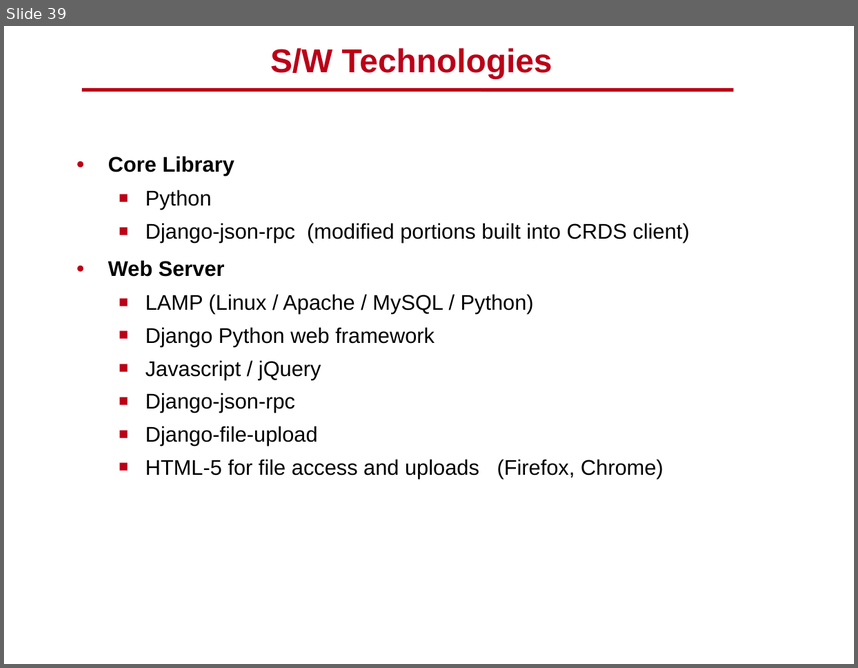
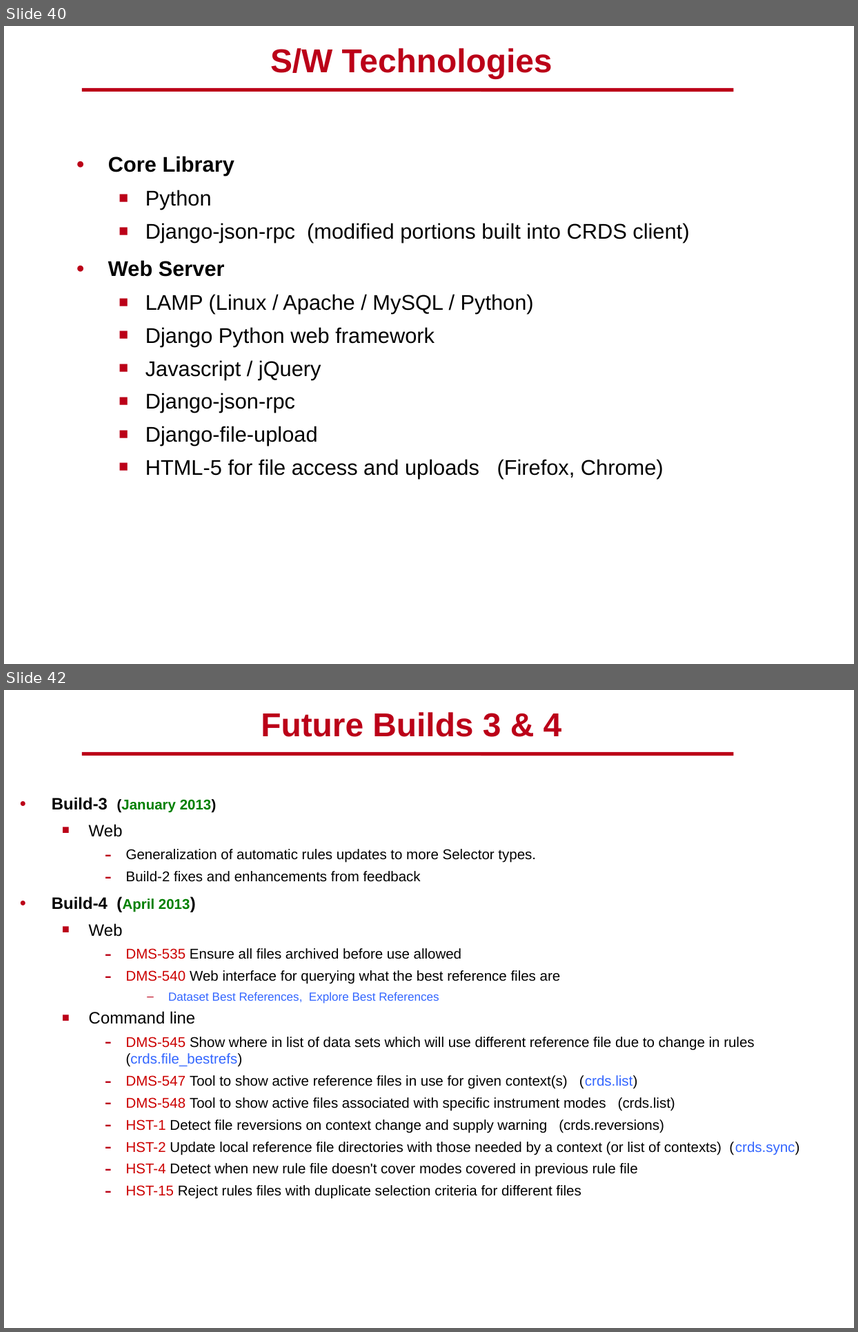
Before and after one commit to spacetelescope/crds, a slide deck: docs/DMS_SDR2_09_CRDS_final.pptx. Shown one above the other, each under a label of ours: slide 39 before the commit, slides 40 and 42 after it; the slides between them are not shown. The pictures are 858x668 and 858x1332 pixels, drawn with LibreOffice and Linux fonts; fonts in the diff are those of the drawing; background and template pictures are left out. Boxes give left, top, right and bottom in pixels: in the first picture for what was removed or moved away, otherwise in the second. Text is boxed around its words. In the diff, an @@ line names an element or a change of style, - is before the commit and + after.

```diff
--- a/docs/DMS_SDR2_09_CRDS_final.pptx
+++ b/docs/DMS_SDR2_09_CRDS_final.pptx
@@ slide 42 added at (4, 690, 854, 1328), background #FFFFFF; not listed: 1 template element that a slide beside it also shows @@
@@ title added at (261, 712, 562, 737), 28 pt, text #BB0018, bold @@
+Future Builds 3 & 4
@@ text added at (52, 797, 800, 1199), 12 pt, text #000000 @@
+● Build-3 (January 2013)
+  ■ Web
+    – Generalization of automatic rules updates to more Selector types.
+    – Build-2 fixes and enhancements from feedback
+● Build-4 (April 2013)
+  ■ Web
+    – DMS-535 Ensure all files archived before use allowed
+    – DMS-540 Web interface for querying what the best reference files are
+      – Dataset Best References, Explore Best References
+  ■ Command line
+    – DMS-545 Show where in list of data sets which will use different reference file due to change in rules (crds.file_bestrefs)
+    – DMS-547 Tool to show active reference files in use for given context(s) (crds.list)
+    – DMS-548 Tool to show active files associated with specific instrument modes (crds.list)
+    – HST-1 Detect file reversions on context change and supply warning (crds.reversions)
+    – HST-2 Update local reference file directories with those needed by a context (or list of contexts) (crds.sync)
+    – HST-4 Detect when new rule file doesn't cover modes covered in previous rule file
+    – HST-15 Reject rules files with duplicate selection criteria for different files
@@ what was slide 39 is now slide 40 @@
```
Also in this commit, not shown: 11 slides changed, 5 other slides added, 5 slides removed.
